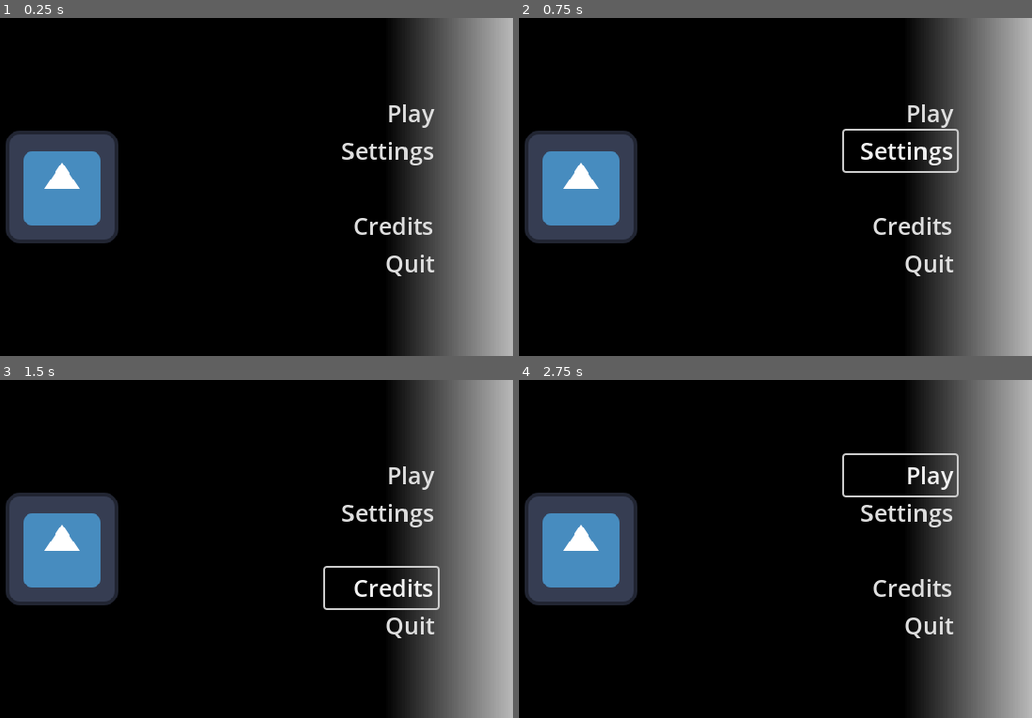
Above: before the commit, frames 1-4 (two rows, left to right).
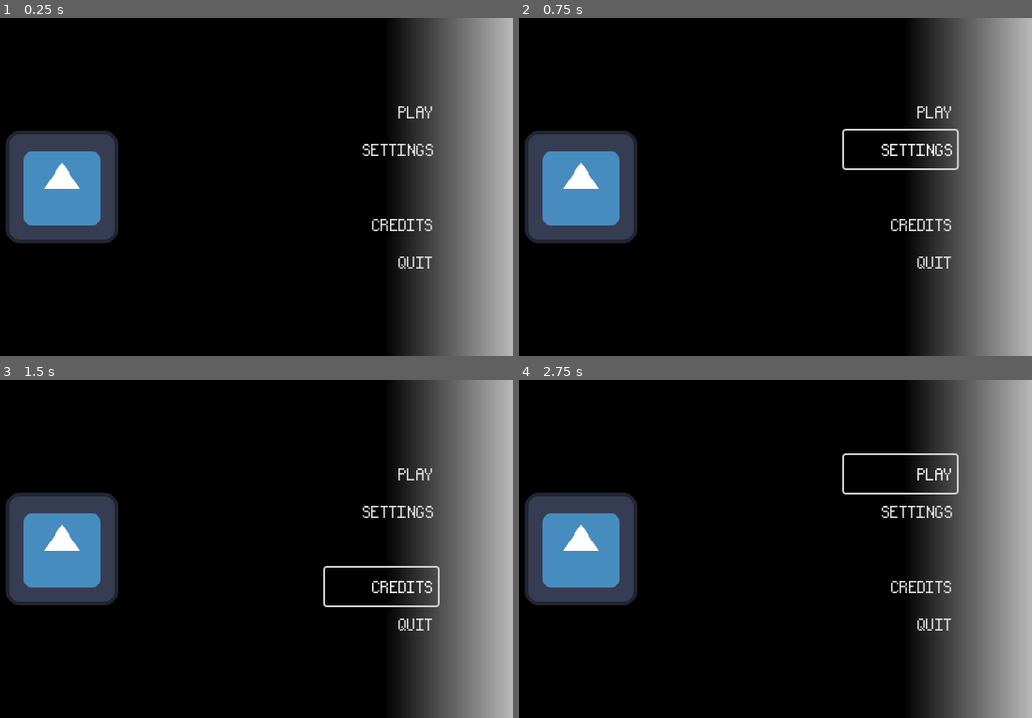
Above: after the commit, the same moments.

Repository: Neclusive/TheLostRanger
Game: Godot game, scene res://menu.tscn
Same seed, same stepped clock (60 frames per second), same inputs: the game is played once before the commit and once after it. The engine's default icon, where the game draws it, is replaced by a stand-in: a white triangle on a blue panel in a dark square.
Inputs:
- Up to frame 1 (0.25 s): no input
- Up to frame 2 (0.75 s): click "Settings" (after the commit: "SETTINGS") at 0.5 s
- Up to frame 3 (1.5 s): click "Credits" (after the commit: "CREDITS") at 1.25 s
- Up to frame 4 (2.75 s): click "Play" (after the commit: "PLAY") at 2 s

The runs differ from the first frame. In frame 1, 1.5% of the frame differs, in the area x 66-85%, y 25-77%; in frame 2, 1.8%, in the area x 63-86%, y 25-77%; in frame 3, 1.8%; in frame 4, 1.8%.

Commit message:
added penis bob font

Diff:
--- a/game/menu.tscn
+++ b/game/menu.tscn
@@ -3,7 +3,7 @@
 [ext_resource type="Texture2D" uid="uid://vukugm41yrbm" path="res://graphics/icon.svg" id="1_lti8b"]
 [ext_resource type="Texture2D" uid="uid://bqjvikfjb486c" path="res://graphics/menu_bg_grad.tres" id="1_ouk20"]
 [ext_resource type="AudioStream" uid="uid://cekfynrosa5nf" path="res://music/Days of Yore.mp3" id="3_ytr4m"]
-[ext_resource type="FontFile" path="res://fonts/Pixelify_Sans/static/PixelifySans-Medium.ttf" id="4_4hy44"]
+[ext_resource type="FontFile" uid="uid://dnbkotd2i63vt" path="res://fonts/BOB.ttf" id="4_4hy44"]
 
 [sub_resource type="GDScript" id="GDScript_ouk20"]
 resource_name = "quit"
@@ -37,7 +37,7 @@
 offset_bottom = 40.0
 theme_override_fonts/font = ExtResource("4_4hy44")
 theme_override_font_sizes/font_size = 25
-text = "Play"
+text = "PLAY"
 flat = true
 alignment = 2
 
@@ -48,7 +48,7 @@
 scale = Vector2(1.01798, 1)
 theme_override_fonts/font = ExtResource("4_4hy44")
 theme_override_font_sizes/font_size = 25
-text = "Settings"
+text = "SETTINGS"
 flat = true
 alignment = 2
 
@@ -58,7 +58,7 @@
 offset_bottom = 160.0
 theme_override_fonts/font = ExtResource("4_4hy44")
 theme_override_font_sizes/font_size = 25
-text = "Credits"
+text = "CREDITS"
 flat = true
 alignment = 2
 
@@ -68,7 +68,7 @@
 offset_bottom = 200.0
 theme_override_fonts/font = ExtResource("4_4hy44")
 theme_override_font_sizes/font_size = 25
-text = "Quit"
+text = "QUIT"
 flat = true
 alignment = 2
 script = SubResource("GDScript_ouk20")
Binary file added: game/fonts/BOB.ttf
Not shown, added: game/fonts/BOB.ttf.import
